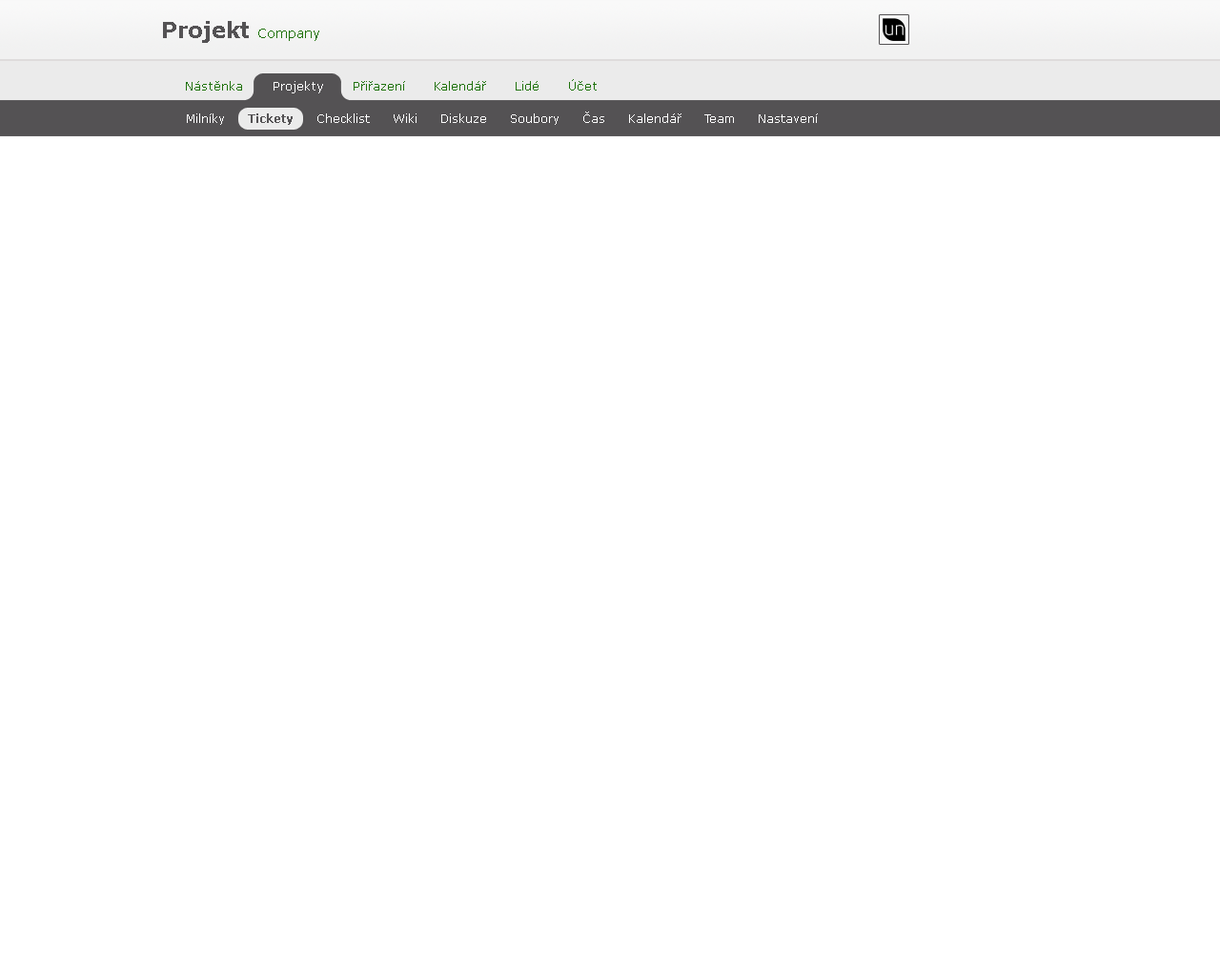
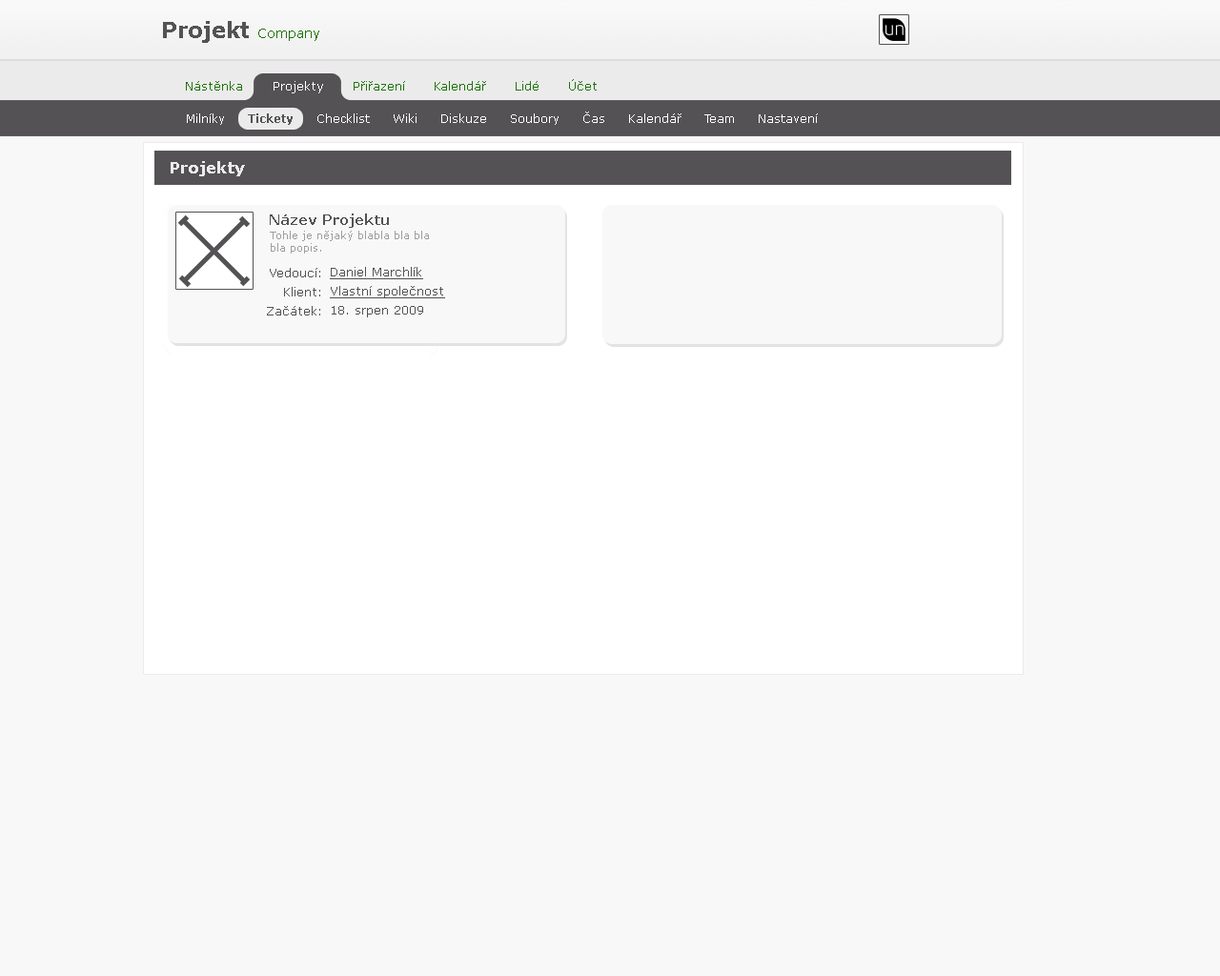
Comparing the layer stacks of the two 1220 × 976 images. Changes:
added group "Obsah" with 10 layers above "Layout" over (x1=154, y1=150, x2=1012, y2=355)
added layer "Daniel Marchlík Vlastní společnost 18. srpen 2009" in group "Obsah" over (x1=329, y1=266, x2=446, y2=318)
added layer "Vedoucí: Klient: Začátek:" in group "Obsah" over (x1=266, y1=267, x2=321, y2=316)
added layer "Tohle je nějaký blabla bla bla bla popis." in group "Obsah" over (x1=269, y1=230, x2=430, y2=254)
added layer "Název Projektu" in group "Obsah" over (x1=269, y1=213, x2=389, y2=228)
added layer "Layer 10" in group "Obsah" over (x1=177, y1=214, x2=251, y2=288)
added layer "Layer 13" in group "Obsah" over (x1=602, y1=204, x2=1004, y2=348)
added layer "Layer 9 copy" in group "Obsah" over (x1=164, y1=204, x2=566, y2=352)
added layer "Projekty" in group "Obsah" over (x1=170, y1=161, x2=246, y2=177)
added layer "Layer 8" in group "Obsah" over (x1=154, y1=150, x2=1012, y2=185)
added layer "Layer 7" in group "Obsah" over (x1=154, y1=150, x2=1012, y2=355)
painted on "Background" over (x1=0, y1=136, x2=1220, y2=976)
